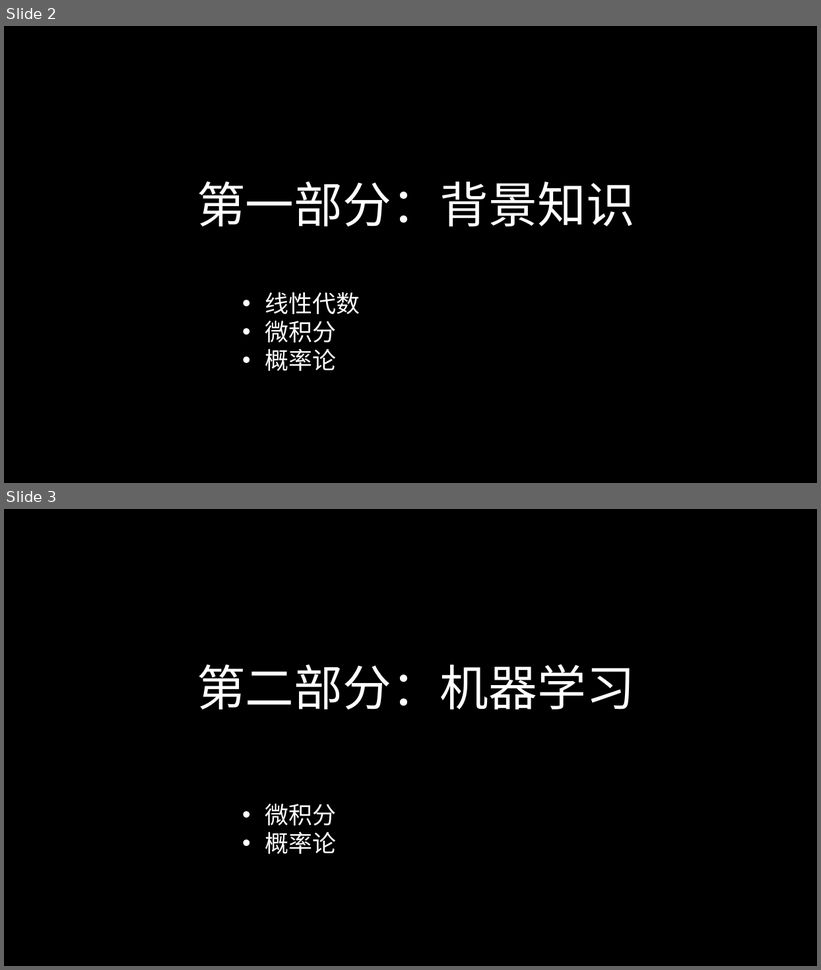
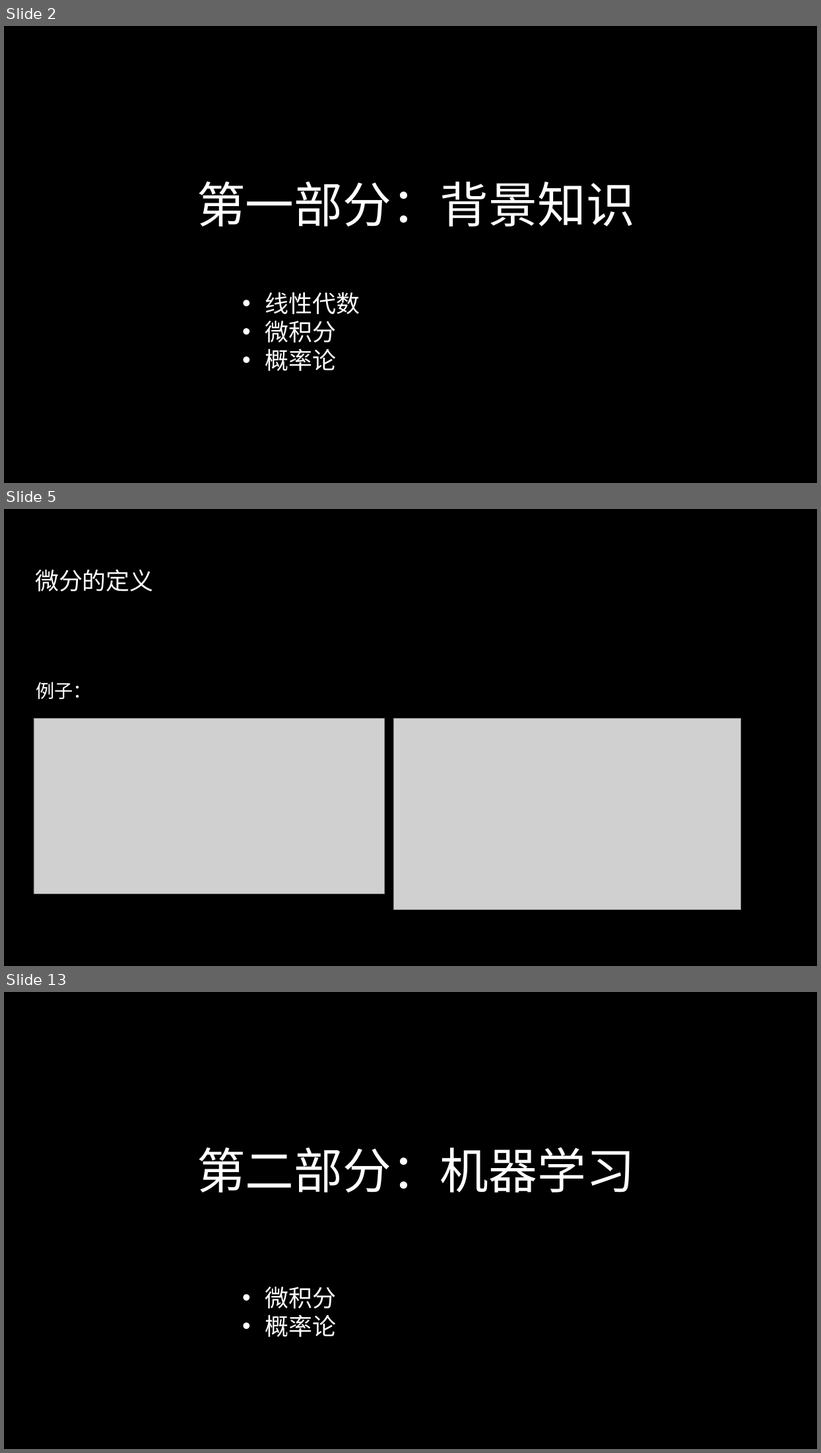
Before and after one commit to hku/training_tutorials, a slide deck: fuzhou_telecom/ppt/fuzhou.pptx. Shown one above the other, each under a label of ours: slides 2 and 3 before the commit, slides 2, 5 and 13 after it; the slides between them are not shown. The pictures are 821x970 and 821x1453 pixels, drawn with LibreOffice and Linux fonts; fonts in the diff are those of the drawing; grey boxes stand for pictures; background and template pictures are left out. Boxes give left, top, right and bottom in pixels: in the first picture for what was removed or moved away, otherwise in the second. Text is boxed around its words. In the diff, an @@ line names an element or a change of style, - is before the commit and + after.

```diff
--- a/fuzhou_telecom/ppt/fuzhou.pptx
+++ b/fuzhou_telecom/ppt/fuzhou.pptx
@@ slide 5 added at [4, 509, 817, 966], background picture (left out) @@
@@ text added at [35, 569, 154, 591], 56 pt, text #FFFFFF @@
+微分的定义
@@ text added at [36, 682, 92, 700], 44 pt, text #FFFFFF @@
+例子：
@@ picture added at [34, 718, 384, 894] @@
@@ picture added at [393, 718, 741, 910] @@
@@ what was slide 3 is now slide 13 @@
```
Also in this commit, not shown: 9 other slides added, 5 other files.
